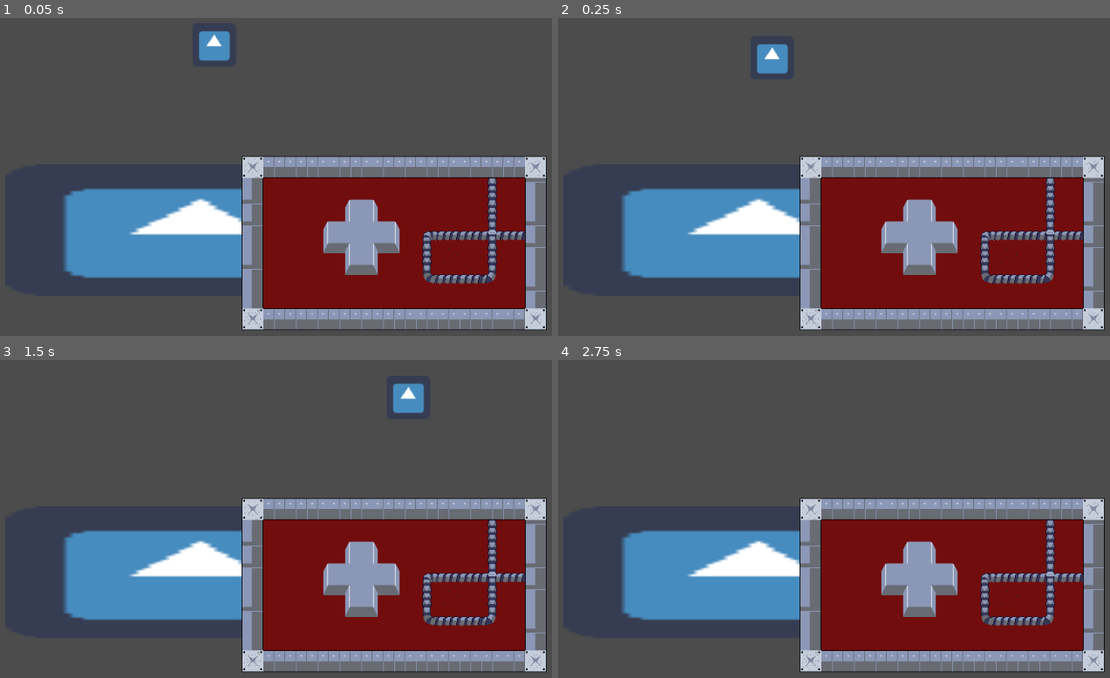
Above: before the commit, frames 1-4 (two rows, left to right).
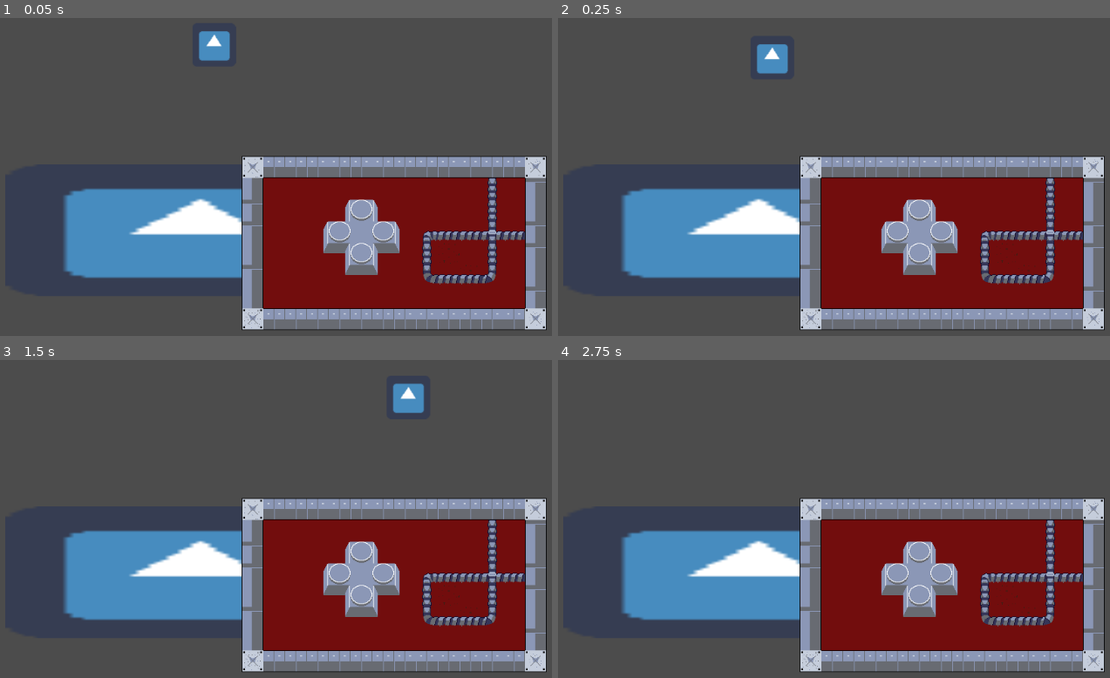
Above: after the commit, the same moments.

Repository: nerfherder101/GMTKJam
Game: Godot game, scene res://Scenes/Testing.tscn
The game is run twice, just before and just after one commit, with the same random seed, the same clock (stepped at 60 frames per second) and the same inputs. The engine's default icon, where the game draws it, is replaced by a stand-in: a white triangle on a blue panel in a dark square.
Inputs:
- Up to frame 1 (0.05 s): no input
- Up to frame 2 (0.25 s): no input
- Up to frame 3 (1.5 s): hold D (ui_right) from 0.53 s (still down); tap Up (ui_up) at 0.77 s
- Up to frame 4 (2.75 s): tap Up (ui_up) at 1.52 s; release D (ui_right) at 2.03 s; hold A (ui_left) from 2.03 s (still down)

The runs differ from the first frame. In frame 1, 0.3% of the frame differs, in the area x 59-72%, y 56-78%; in frame 2, 0.3%; in frame 3, 0.3%; in frame 4, 0.3%.

Commit message:
Added option to have the buttons pressed, when pressed the arrows will glow.

Diff:
--- a/Game/Scenes/Testing.tscn
+++ b/Game/Scenes/Testing.tscn
@@ -34,4 +34,4 @@
 tile_set = ExtResource( 4 )
 cell_size = Vector2( 32, 32 )
 format = 1
-tile_data = PoolIntArray( 720917, 3, 0, 720918, 3, 1, 720919, 3, 2, 720924, 2, 3, 786451, 3, 0, 786452, 3, 0, 786453, 3, 65536, 786454, 3, 65537, 786455, 3, 65538, 786456, 3, 2, 786460, 2, 3, 851988, 3, 65536, 851989, 3, 65537, 851990, 3, 65537, 851991, 3, 65537, 851992, 3, 65538, 851993, 2, 0, 851994, 2, 65536, 851995, 2, 65536, 851996, 2, 1, 851997, 2, 65536, 917516, 3, 0, 917517, 3, 0, 917518, 3, 0, 917519, 3, 0, 917520, 3, 0, 917521, 3, 0, 917522, 3, 0, 917523, 3, 0, 917524, 3, 131072, 917525, 3, 65539, 917526, 3, 65537, 917527, 3, 131075, 917528, 3, 131074,  …(165 unchanged characters)…
+tile_data = PoolIntArray( 720917, 3, 0, 720918, 3, 1, 720919, 3, 2, 720924, 2, 3, 786451, 3, 0, 786452, 3, 0, 786453, 3, 65536, 786454, 7, 0, 786455, 3, 65538, 786456, 3, 2, 786460, 2, 3, 851988, 3, 65536, 851989, 7, 0, 851990, 3, 65537, 851991, 7, 0, 851992, 3, 65538, 851993, 2, 0, 851994, 2, 65536, 851995, 2, 65536, 851996, 2, 1, 851997, 2, 65536, 917516, 3, 0, 917517, 3, 0, 917518, 3, 0, 917519, 3, 0, 917520, 3, 0, 917521, 3, 0, 917522, 3, 0, 917523, 3, 0, 917524, 3, 131072, 917525, 3, 65539, 917526, 7, 0, 917527, 3, 131075, 917528, 3, 131074,  …(165 unchanged characters)…
--- a/Game/Tiles/buttons.tres
+++ b/Game/Tiles/buttons.tres
@@ -142,11 +142,11 @@
 8/shape_one_way_margin = 0.0
 8/shapes = [  ]
 8/z_index = 0
-9/name = "Arrow RT"
+9/name = "Glow Arrow BT"
 9/texture = ExtResource( 1 )
 9/tex_offset = Vector2( 0, 0 )
 9/modulate = Color( 1, 1, 1, 1 )
-9/region = Rect2( 192, 32, 32, 32 )
+9/region = Rect2( 160, 128, 32, 32 )
 9/tile_mode = 0
 9/occluder_offset = Vector2( 0, 0 )
 9/navigation_offset = Vector2( 0, 0 )
@@ -184,3 +184,59 @@
 11/shape_one_way_margin = 0.0
 11/shapes = [  ]
 11/z_index = 0
+12/name = "Glow Arrow TP"
+12/texture = ExtResource( 1 )
+12/tex_offset = Vector2( 0, 0 )
+12/modulate = Color( 1, 1, 1, 1 )
+12/region = Rect2( 160, 96, 32, 32 )
+12/tile_mode = 0
+12/occluder_offset = Vector2( 0, 0 )
+12/navigation_offset = Vector2( 0, 0 )
+12/shape_offset = Vector2( 0, 0 )
+12/shape_transform = Transform2D( 1, 0, 0, 1, 0, 0 )
+12/shape_one_way = false
+12/shape_one_way_margin = 0.0
+12/shapes = [  ]
+12/z_index = 0
+13/name = "Glow Arrow RT"
+13/texture = ExtResource( 1 )
+13/tex_offset = Vector2( 0, 0 )
+13/modulate = Color( 1, 1, 1, 1 )
+13/region = Rect2( 192, 128, 32, 32 )
+13/tile_mode = 0
+13/occluder_offset = Vector2( 0, 0 )
+13/navigation_offset = Vector2( 0, 0 )
+13/shape_offset = Vector2( 0, 0 )
+13/shape_transform = Transform2D( 1, 0, 0, 1, 0, 0 )
+13/shape_one_way = false
+13/shape_one_way_margin = 0.0
+13/shapes = [  ]
+13/z_index = 0
+14/name = "Glow Arrow LT"
+14/texture = ExtResource( 1 )
+14/tex_offset = Vector2( 0, 0 )
+14/modulate = Color( 1, 1, 1, 1 )
+14/region = Rect2( 128, 128, 32, 32 )
+14/tile_mode = 0
+14/occluder_offset = Vector2( 0, 0 )
+14/navigation_offset = Vector2( 0, 0 )
+14/shape_offset = Vector2( 0, 0 )
+14/shape_transform = Transform2D( 1, 0, 0, 1, 0, 0 )
+14/shape_one_way = false
+14/shape_one_way_margin = 0.0
+14/shapes = [  ]
+14/z_index = 0
+15/name = "Pressed button blank"
+15/texture = ExtResource( 1 )
+15/tex_offset = Vector2( 0, 0 )
+15/modulate = Color( 1, 1, 1, 1 )
+15/region = Rect2( 192, 64, 32, 32 )
+15/tile_mode = 0
+15/occluder_offset = Vector2( 0, 0 )
+15/navigation_offset = Vector2( 0, 0 )
+15/shape_offset = Vector2( 0, 0 )
+15/shape_transform = Transform2D( 1, 0, 0, 1, 0, 0 )
+15/shape_one_way = false
+15/shape_one_way_margin = 0.0
+15/shapes = [  ]
+15/z_index = 0
Binary file changed: Game/Img/cables.png
